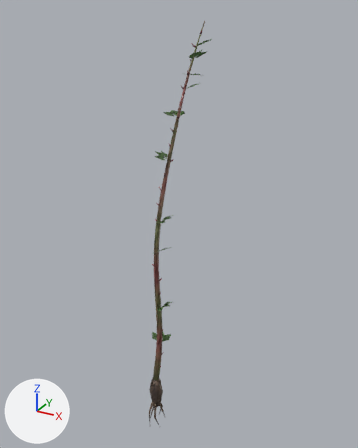
What one commit did to the glTF model art/monster_gear/wpn_briar_thorn_whip.glb.
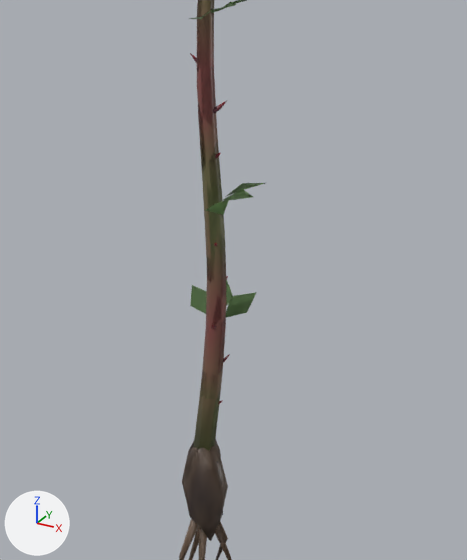
Each version is shown whole from a 50 mm lens placed at (0.826, -1.312, 1.397), pointed at (0.0, 0.189, 0.647), then close up on the part from 27% to 65% of the width and 55% to 92% of the height. The axes (+X, +Y, +Z) are drawn at lower left. The lights are the same throughout. The older version's two pictures come first.

The first close-up shows 'wpn_briar_thorn_whip', 'wpn_briar_thorn_whip_lod1', 'wpn_briar_thorn_whip_worn'.
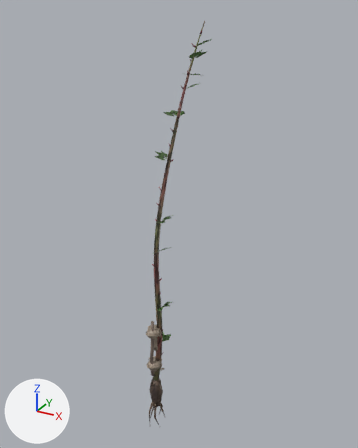
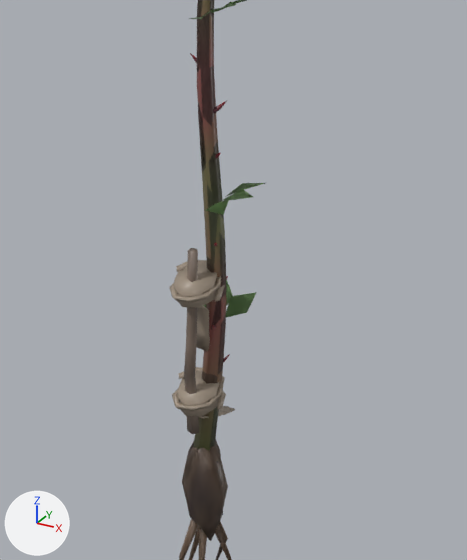
What changed in the scene script:
```text
Change me_wpn_briar_thorn_whip_worn:
    used by ob_wpn_briar_thorn_whip_worn; location = (0.0, 0.0, 0.0)
    remove me_wpn_briar_thorn_whip_worn.from_pydata(...)  # 672 vertices, 1244 faces; spans x -0.036..0.033, y -0.034..0.214, z -0.174..1.143
    add me_wpn_briar_thorn_whip_worn.from_pydata(...)  # 844 vertices, 1564 faces; spans x -0.036..0.033, y -0.042..0.199, z -0.174..1.109
    me_wpn_briar_thorn_whip_worn part 1: a new loose piece, an 8-sided cylinder along z spanning x -0.022..0.022, y -0.036..0.02, z 0.121..0.145, in mat_opaque
    me_wpn_briar_thorn_whip_worn part 2: a new loose piece, an 8-sided cylinder along z spanning x -0.022..0.022, y -0.036..0.02, z 0.27..0.294, in mat_opaque
    me_wpn_briar_thorn_whip_worn part 3: a new loose piece of 42 vertices spanning x -0.029..0.03, y -0.042..0.026, z 0.119..0.149, in mat_opaque
    me_wpn_briar_thorn_whip_worn part 4: a new loose piece of 42 vertices spanning x -0.027..0.029, y -0.04..0.025, z 0.267..0.297, in mat_opaque
    me_wpn_briar_thorn_whip_worn part 5: a new loose piece of 35 vertices spanning x -0.009..0.008, y -0.028..-0.007, z 0.09..0.33, in mat_opaque
    me_wpn_briar_thorn_whip_worn part 6: a new loose piece of 20 vertices spanning x -0.01..0.01, y -0.034..0.059, z 0.063..0.134, in mat_opaque
    me_wpn_briar_thorn_whip_worn part 7: a new loose piece of 20 vertices spanning x -0.01..0.01, y -0.034..0.004, z 0.186..0.283, in mat_opaque
    me_wpn_briar_thorn_whip_worn part 8: 1176 kept faces spanning x -0.036..0.033, y -0.034..0.198, z -0.174..1.099 get new vertex colours
    other edits to the shape of me_wpn_briar_thorn_whip_worn do not show in these pictures
```

Pixel boxes [x1, y1, x2, y2] of what changed, in the close-ups (467 x 560 px):
'wpn_briar_thorn_whip_worn', reshaped
    before: [197, 0, 226, 515]
    after: [170, 0, 235, 515]
part 1 of me_wpn_briar_thorn_whip_worn, added (brown)
    after: [178, 370, 219, 416]
part 2 of me_wpn_briar_thorn_whip_worn, added (brown)
    after: [174, 262, 217, 308]
part 3 of me_wpn_briar_thorn_whip_worn, added (brown)
    after: [172, 367, 226, 411]
part 4 of me_wpn_briar_thorn_whip_worn, added (brown)
    after: [170, 260, 225, 303]
part 5 of me_wpn_briar_thorn_whip_worn, added (brown)
    after: [184, 248, 200, 434]
part 6 of me_wpn_briar_thorn_whip_worn, added
    after: [182, 403, 235, 418]
part 7 of me_wpn_briar_thorn_whip_worn, added (brown)
    after: [176, 293, 210, 351]
part 8 of me_wpn_briar_thorn_whip_worn, recoloured
    both: [197, 0, 226, 423]
